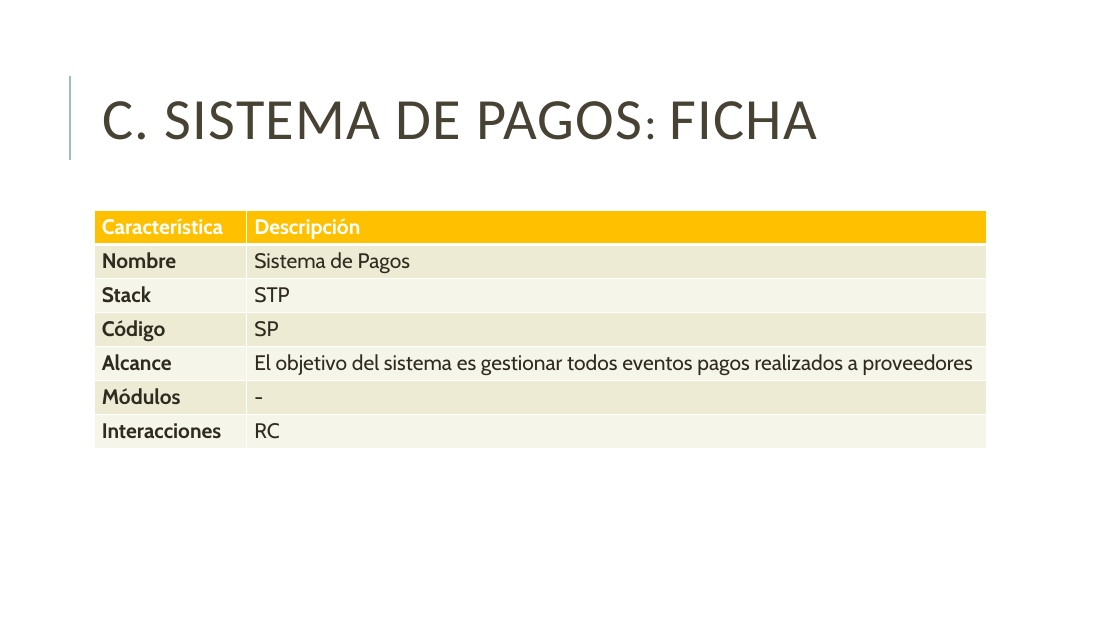
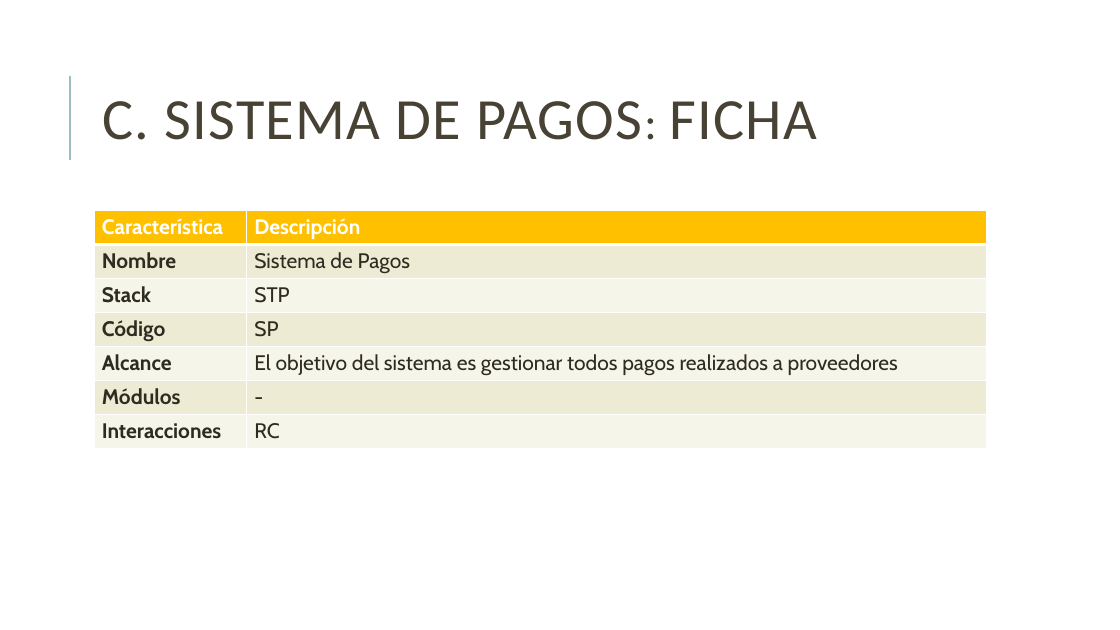
Before and after one commit to jsrxar/dge, a slide deck: slide 27 of 1-general/1-presentaciones/planificacion-control-presentacion-v2.pptx. Drawn at 1120x630 pixels with LibreOffice and Linux fonts; fonts in the diff are those of the drawing. Boxes give left, top, right and bottom in pixels: in the first picture for what was removed or moved away, otherwise in the second. Text is boxed around its words. In the diff, an @@ line names an element or a change of style, - is before the commit and + after.

```diff
--- a/1-general/1-presentaciones/planificacion-control-presentacion-v2.pptx
+++ b/1-general/1-presentaciones/planificacion-control-presentacion-v2.pptx
@@ table at <box>94,210,987,449</box> @@
-row 5, column 2: El objetivo del sistema es gestionar todos eventos pagos realizados a proveedores
+row 5, column 2: El objetivo del sistema es gestionar todos pagos realizados a proveedores
```
Also in this commit, not shown: 7 other slides changed.
